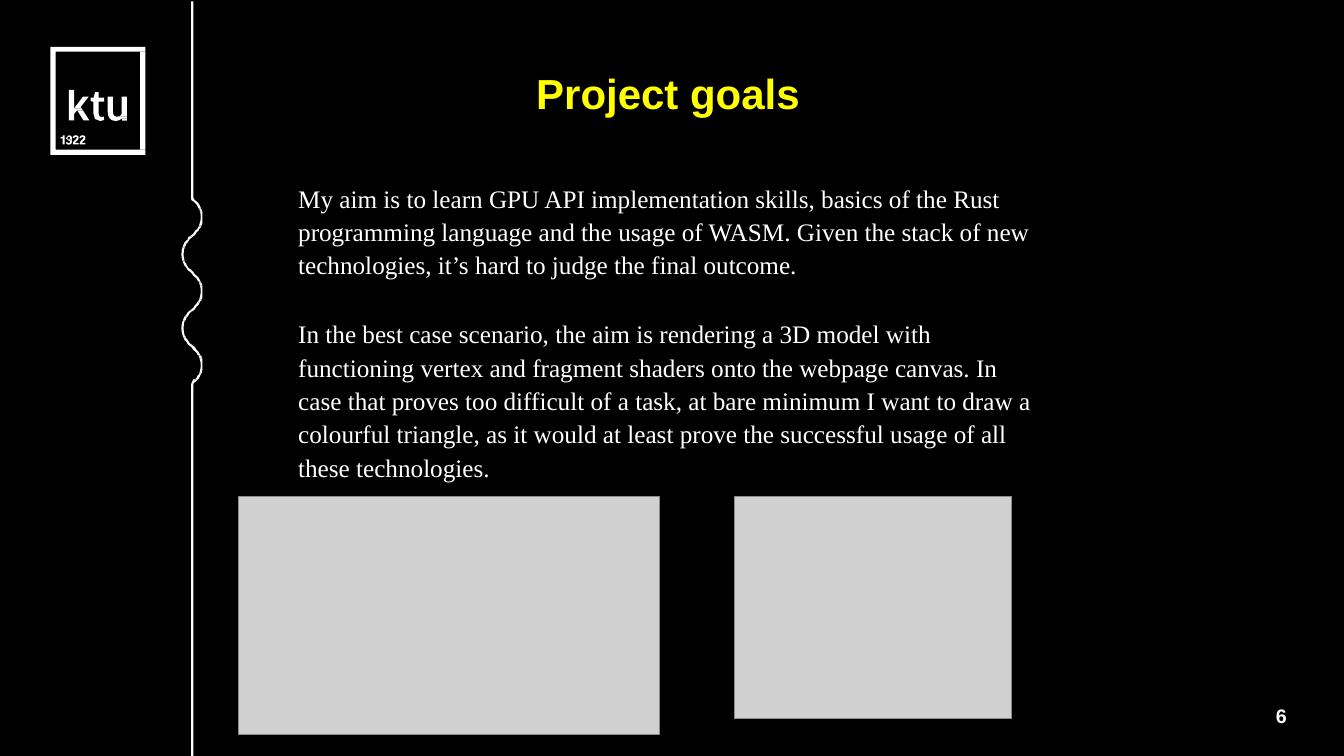
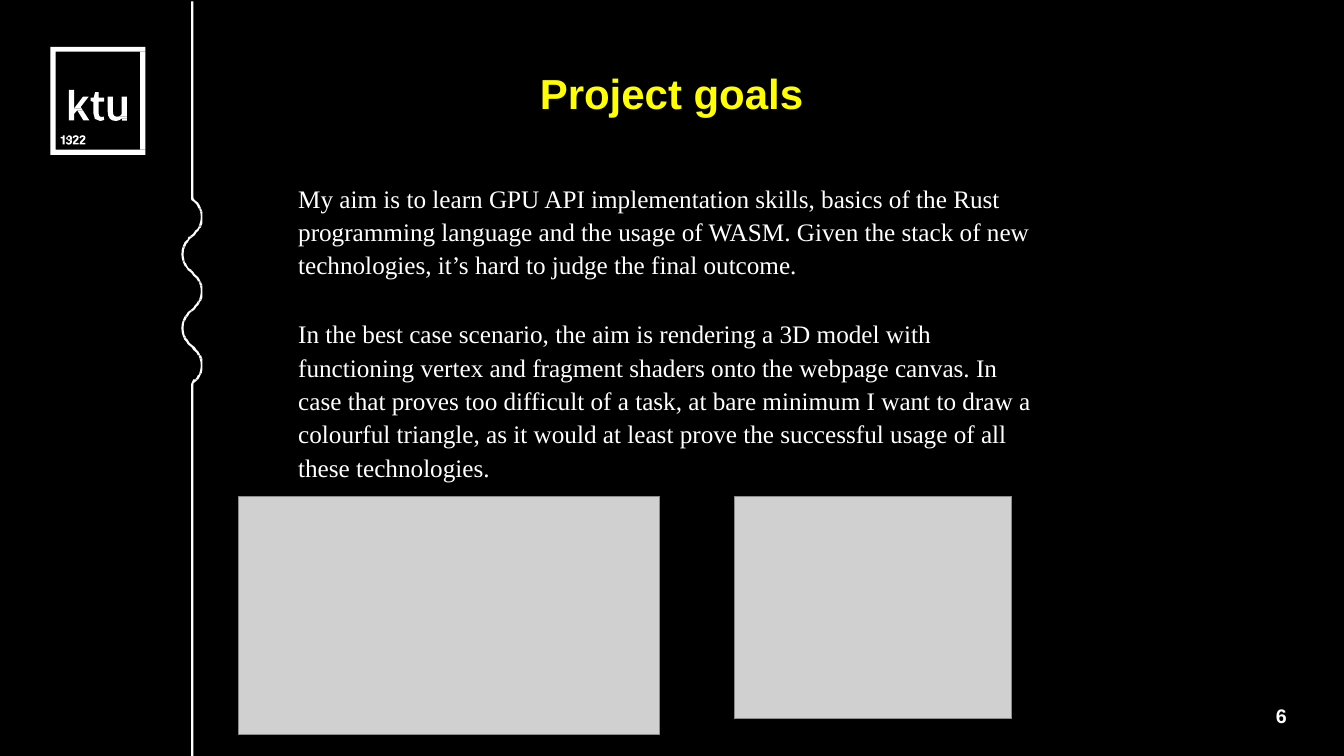
Before and after one commit to AidasLit/web_gpu, a slide deck: slide 6 of litvinas-aidas.odp. Drawn at 1344x756 pixels with LibreOffice and Linux fonts; fonts in the diff are those of the drawing; grey boxes stand for pictures. Boxes give left, top, right and bottom in pixels: in the first picture for what was removed or moved away, otherwise in the second. Text is boxed around its words. In the diff, an @@ line names an element or a change of style, - is before the commit and + after.

```diff
--- a/litvinas-aidas.odp
+++ b/litvinas-aidas.odp
@@ text "Project goals" at (x1=540, y1=78, x2=804, y2=117): alignment left to centre; indent changed; less space between paragraphs @@
```
Also in this commit, not shown: 5 other slides changed, 12 slides added, 1 slide removed, 7 other files.
